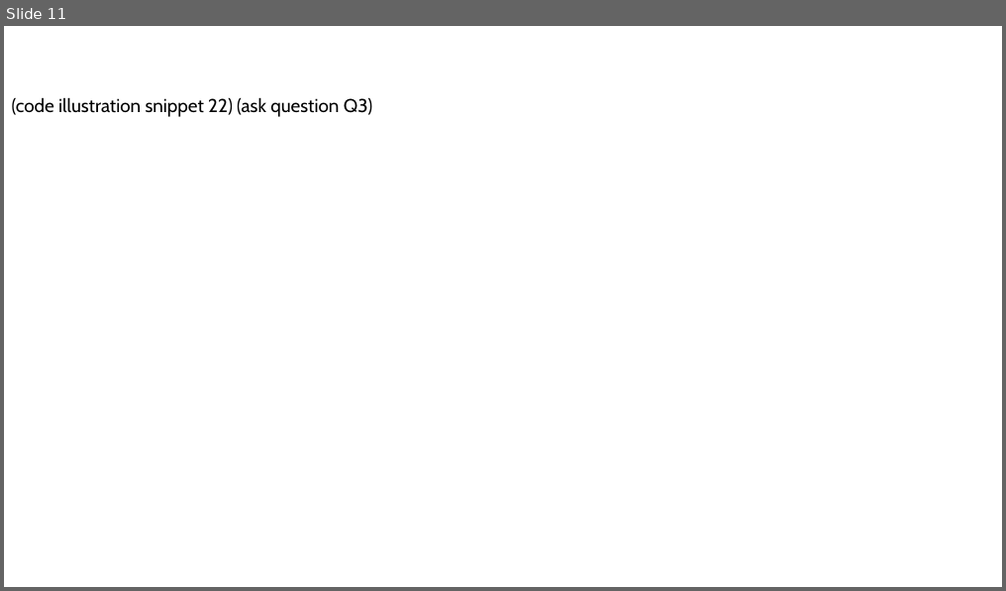
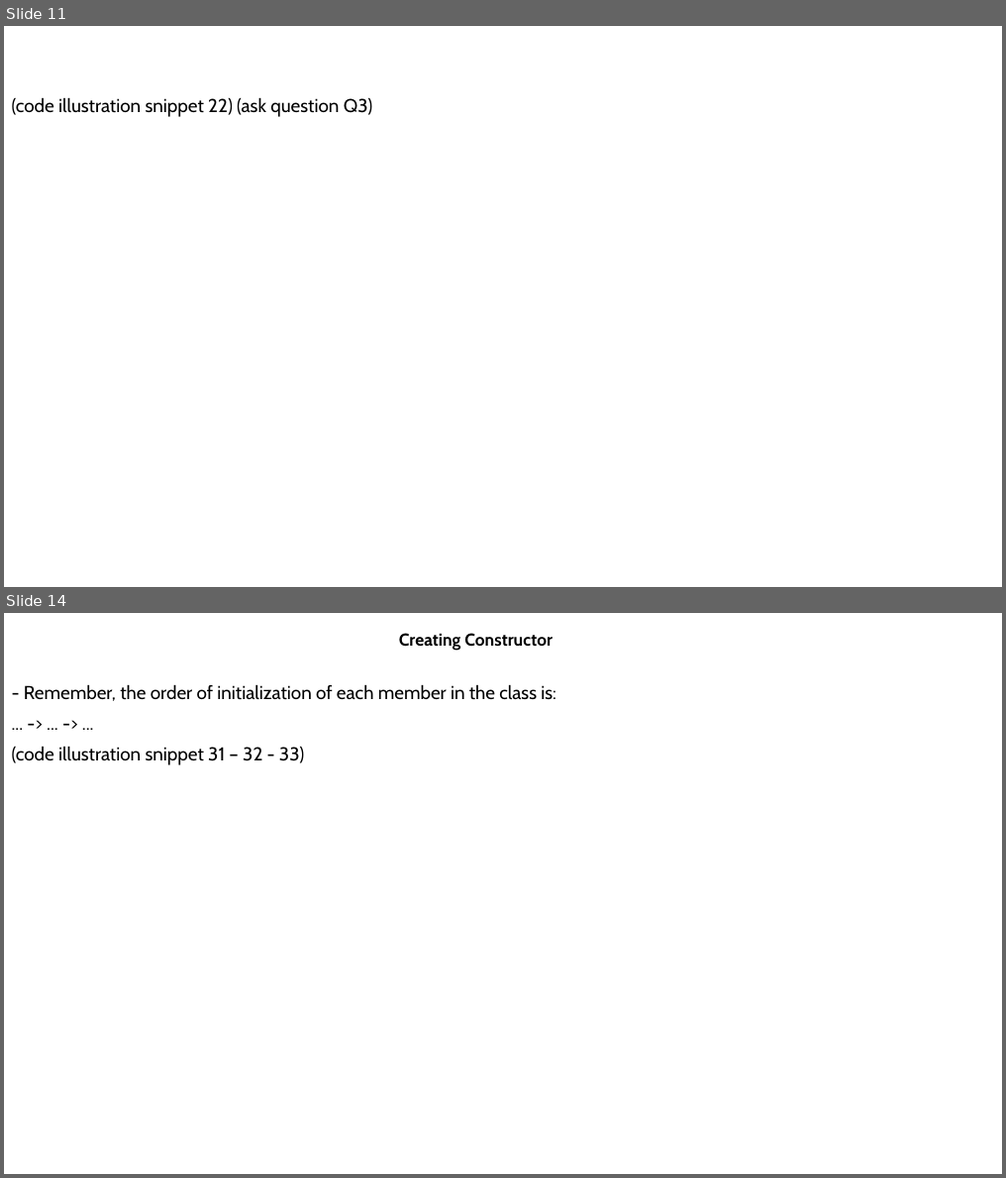
Before and after one commit to MaiDinhVinh/CS-Java, a slide deck: self-study resources/J8SE1/Chapter 4 - Methods and Encapsulation.pptx. Shown one above the other, each under a label of ours: slide 11 before the commit, slides 11 and 14 after it; the slides between them are not shown. The pictures are 1006x591 and 1006x1178 pixels, drawn with LibreOffice and Linux fonts; fonts in the diff are those of the drawing. Boxes give left, top, right and bottom in pixels: in the first picture for what was removed or moved away, otherwise in the second. Text is boxed around its words. In the diff, an @@ line names an element or a change of style, - is before the commit and + after.

```diff
--- a/self-study resources/J8SE1/Chapter 4 - Methods and Encapsulation.pptx
+++ b/self-study resources/J8SE1/Chapter 4 - Methods and Encapsulation.pptx
@@ slide 14 added at bbox=[4, 613, 1002, 1174], background #FFFFFF @@
@@ subtitle added at bbox=[399, 633, 552, 651], 16.6 pt, text #000000, bold @@
+Creating Constructor
@@ text added at bbox=[12, 684, 556, 765], 18 pt, text #000000 @@
+- Remember, the order of initialization of each member in the class is:
+... -> ... -> ...
+(code illustration snippet 31 – 32 - 33)
```
Also in this commit, not shown: 6 other slides added.
